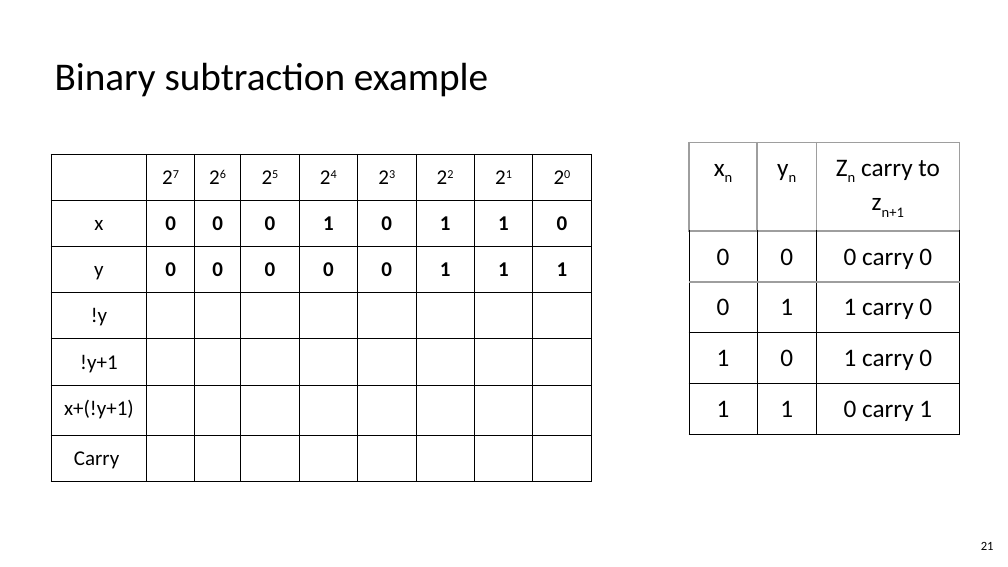
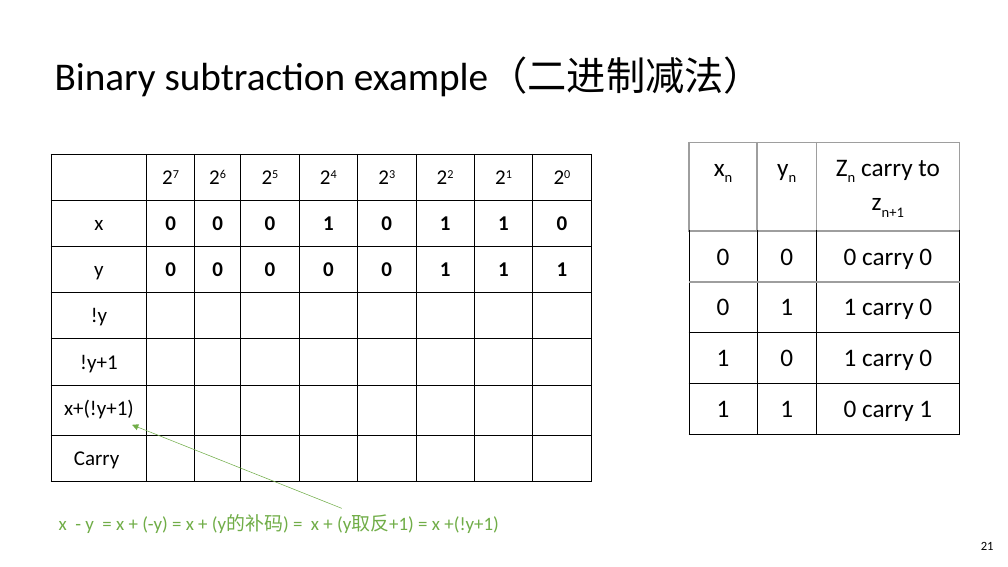
Before and after one commit to vcboy1/Leeds, a slide deck: slide 21 of 26fall/1860/Lecture/Week1.7/Lec_1.7.1_Adders_and_the_ALU.pptx. Drawn at 1008x567 pixels with LibreOffice and Linux fonts; fonts in the diff are those of the drawing. Boxes give left, top, right and bottom in pixels: in the first picture for what was removed or moved away, otherwise in the second. Text is boxed around its words. In the diff, an @@ line names an element or a change of style, - is before the commit and + after.

```diff
--- a/26fall/1860/Lecture/Week1.7/Lec_1.7.1_Adders_and_the_ALU.pptx
+++ b/26fall/1860/Lecture/Week1.7/Lec_1.7.1_Adders_and_the_ALU.pptx
@@ text at box(55, 58, 763, 97): text changed @@
-Binary subtraction example
+Binary subtraction example（二进制减法）
@@ arrow added from (342, 508) to (132, 425), #70AD47 0.5 pt @@
@@ text added at box(59, 515, 499, 533), 18 pt, text #70AD47 @@
+x - y = x + (-y) = x + (y的补码) = x + (y取反+1) = x +(!y+1)
```
Also in this commit, not shown: 11 other slides changed, 30 other files.
